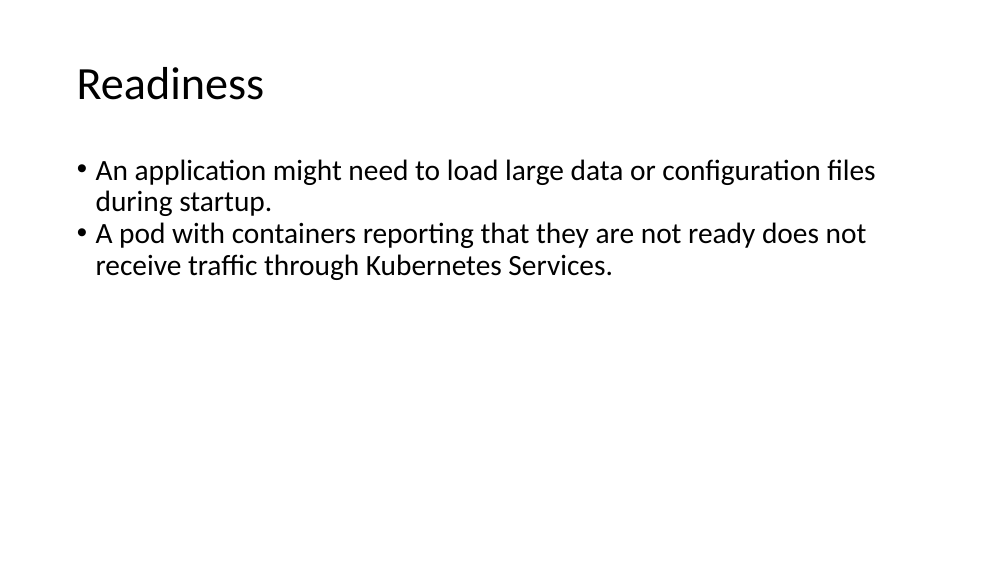
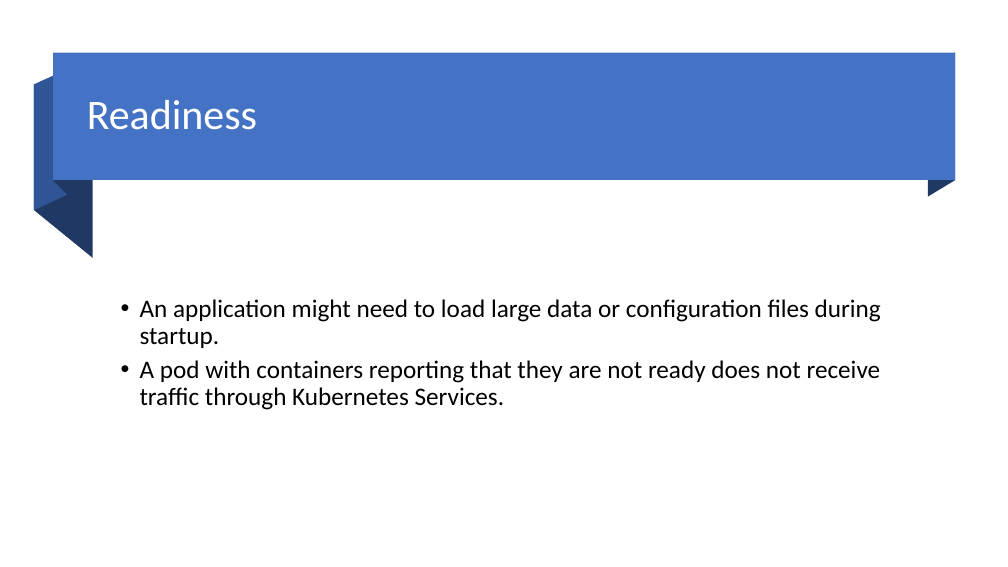
Before and after one commit to eylonmalin/k8s-training, a slide deck: slide 25 of day-3/Using Kubernetes Day 3.pptx. Drawn at 1008x567 pixels with LibreOffice and Linux fonts; fonts in the diff are those of the drawing. Boxes give left, top, right and bottom in pixels: in the first picture for what was removed or moved away, otherwise in the second. Text is boxed around its words. In the diff, an @@ line names an element or a change of style, - is before the commit and + after.

Commit message:
update day3 ppt

```diff
--- a/day-3/Using Kubernetes Day 3.pptx
+++ b/day-3/Using Kubernetes Day 3.pptx
@@ rectangle added at (53, 53, 955, 181), fill #4472C4 @@
@@ freeform shape added at (54, 53, 67, 194), fill #203864 @@
@@ freeform shape added at (928, 53, 955, 197), fill #203864 @@
@@ freeform shape added at (34, 85, 93, 258), fill #203864 @@
@@ freeform shape added at (34, 70, 67, 211), fill #2F5597 @@
@@ text "Readiness": place and size @@
-text "Readiness" at (77, 67, 265, 100)
+text "Readiness" at (87, 100, 257, 130)
@@ text "Readiness" at (87, 100, 257, 130): size 44 to 40 pt, text colour #000000 to #FFFFFF; more space between paragraphs @@
@@ text "An application might need to ...": place and size @@
-text "An application might need to ..." at (96, 159, 875, 280)
+text "An application might need to ..." at (140, 299, 881, 410)
@@ text "An application might need to ..." at (140, 299, 881, 410): size 28 to 24 pt; more space between paragraphs; vertical alignment top to middle @@
```
Also in this commit, not shown: 11 other slides changed, 2 slides added, 1 slide removed.
